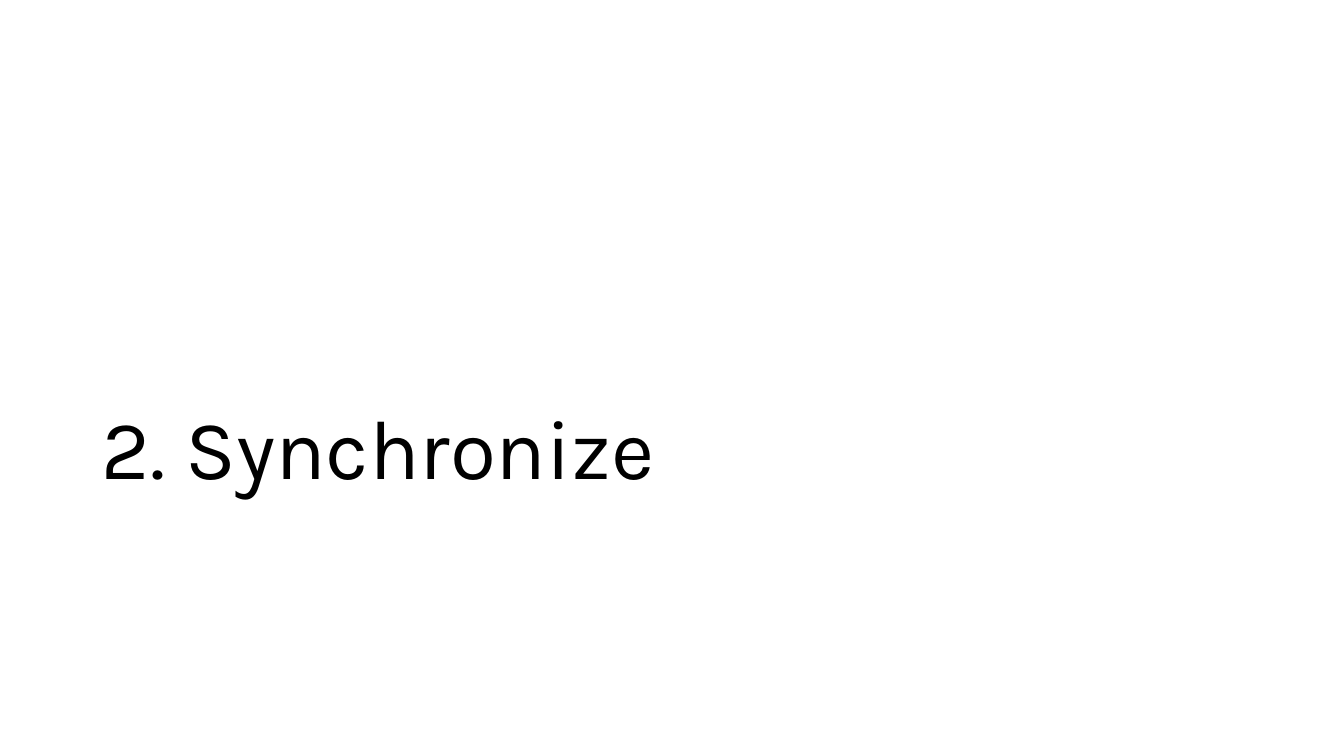
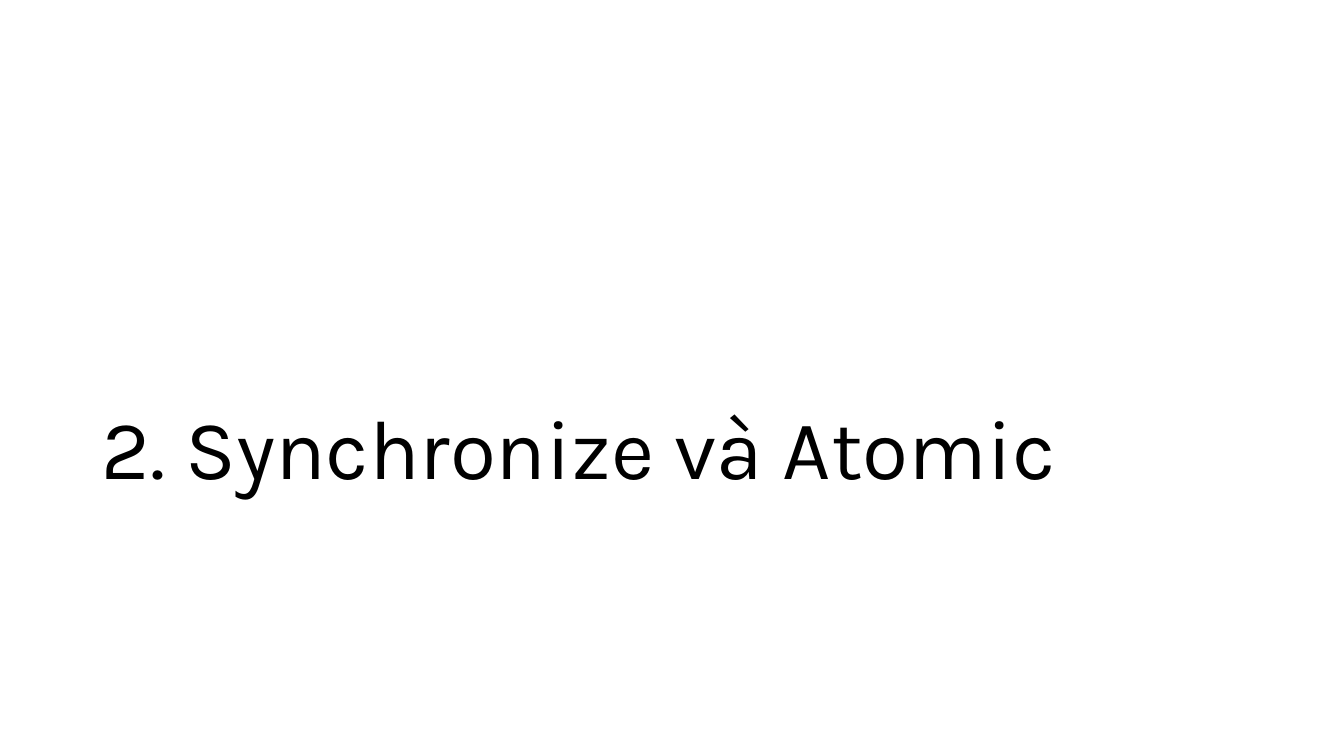
Before and after one commit to lamconan001/DE-Intern, a slide deck: slide 5 of Week3/Cơ chế khóa trong Java.pptx. Drawn at 1344x756 pixels with LibreOffice and Linux fonts; fonts in the diff are those of the drawing. Boxes give left, top, right and bottom in pixels: in the first picture for what was removed or moved away, otherwise in the second. Text is boxed around its words. In the diff, an @@ line names an element or a change of style, - is before the commit and + after.

```diff
--- a/Week3/Cơ chế khóa trong Java.pptx
+++ b/Week3/Cơ chế khóa trong Java.pptx
@@ title at [102, 414, 1056, 499]: text changed @@
-2. Synchronize
+2. Synchronize và Atomic
```
Also in this commit, not shown: 1 other slide changed, 2 slides added.
